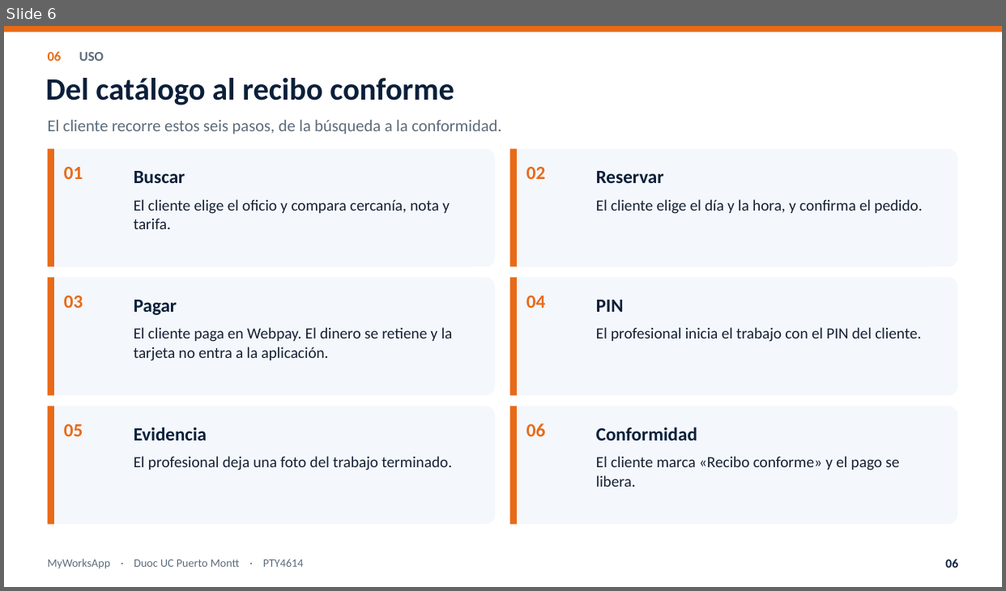
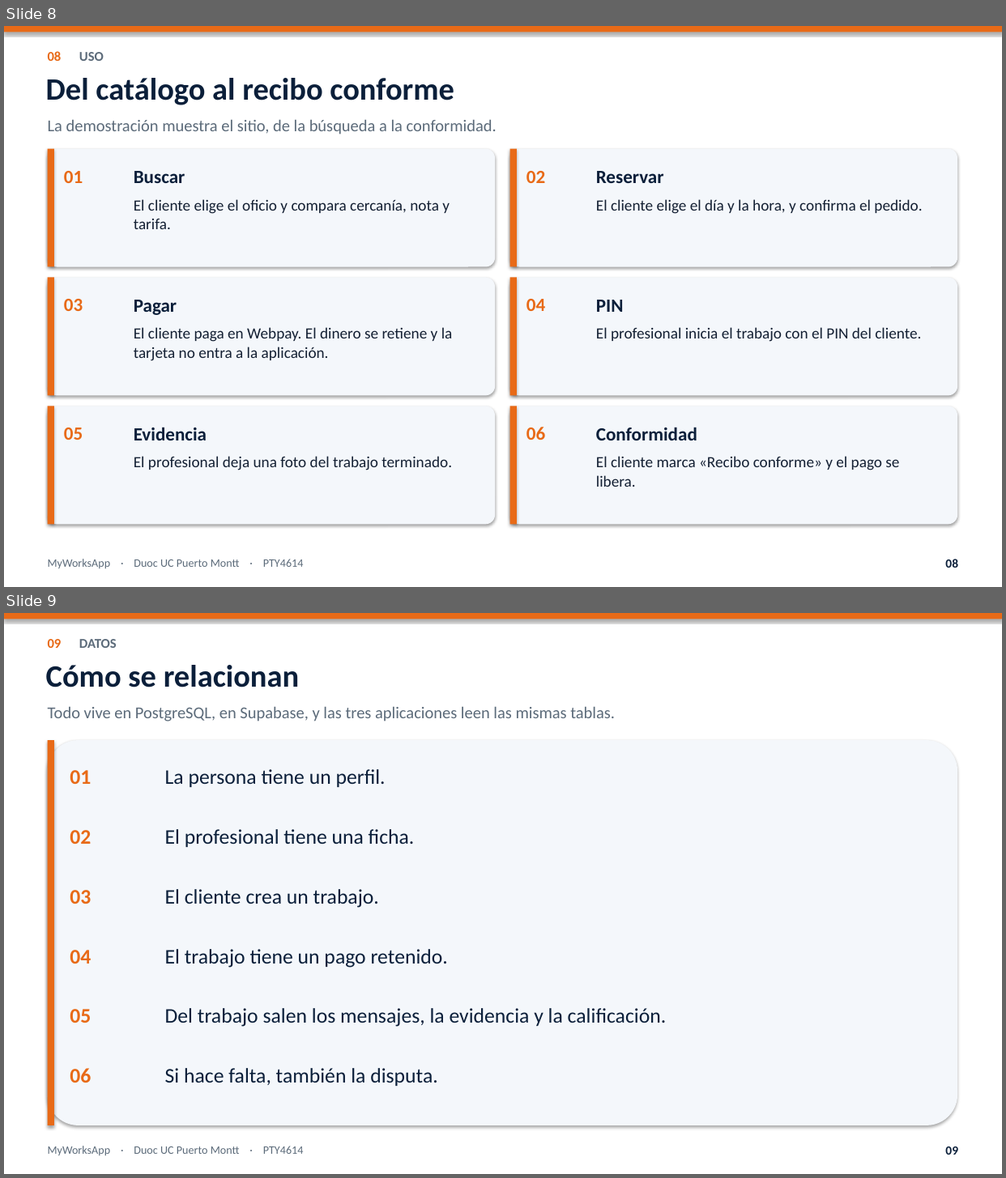
Before and after one commit to nicoussj/Proyecto-Titulo-MyWorksApp, a slide deck: Fase 2/Presentacion_final_MyWorksApp.pptx. Shown one above the other, each under a label of ours: slide 6 before the commit, slides 8 and 9 after it. The pictures are 1006x591 and 1006x1178 pixels, drawn with LibreOffice and Linux fonts; fonts in the diff are those of the drawing. Boxes give left, top, right and bottom in pixels: in the first picture for what was removed or moved away, otherwise in the second. Text is boxed around its words. In the diff, an @@ line names an element or a change of style, - is before the commit and + after.

```diff
--- a/Fase 2/Presentacion_final_MyWorksApp.pptx
+++ b/Fase 2/Presentacion_final_MyWorksApp.pptx
@@ slide 9 added at [4,613,1002,1174], background #FFFFFF @@
@@ rectangle added at [4,613,1002,619], fill #E86A17 @@
@@ text added at [48,639,117,648], 13 pt, text #5C6B7A, bold @@
+09 DATOS
@@ text added at [46,665,299,688], 30 pt, text #0B1F3A, bold @@
+Cómo se relacionan
@@ text added at [48,706,615,722], 16 pt, text #5C6B7A @@
+Todo vive en PostgreSQL, en Supabase, y las tres aplicaciones leen las mismas tablas.
@@ rounded rectangle added at [48,740,957,1126], fill #F4F7FB @@
@@ rectangle added at [48,740,54,1126], fill #E86A17 @@
@@ text added at [70,770,91,784], 20 pt, text #E86A17, bold @@
+01
@@ text added at [165,769,386,787], 20 pt, text #0B1F3A @@
+La persona tiene un perfil.
@@ text added at [70,830,91,844], 20 pt, text #E86A17, bold @@
+02
@@ text added at [165,829,415,847], 20 pt, text #0B1F3A @@
+El profesional tiene una ficha.
@@ text added at [70,890,91,904], 20 pt, text #E86A17, bold @@
+03
@@ text added at [165,889,379,908], 20 pt, text #0B1F3A @@
+El cliente crea un trabajo.
@@ text added at [70,950,91,964], 20 pt, text #E86A17, bold @@
+04
@@ text added at [165,949,448,968], 20 pt, text #0B1F3A @@
+El trabajo tiene un pago retenido.
@@ text added at [70,1009,91,1023], 20 pt, text #E86A17, bold @@
+05
@@ text added at [165,1008,667,1027], 20 pt, text #0B1F3A @@
+Del trabajo salen los mensajes, la evidencia y la calificación.
@@ text added at [70,1068,91,1083], 20 pt, text #E86A17, bold @@
+06
@@ text added at [165,1068,437,1086], 20 pt, text #0B1F3A @@
+Si hace falta, también la disputa.
@@ text added at [48,1146,304,1157], 11 pt, text #5C6B7A @@
+MyWorksApp · Duoc UC Puerto Montt · PTY4614
@@ text added at [945,1147,958,1155], 12 pt, text #0B1F3A, bold @@
+09
@@ what was slide 6 is now slide 8 @@
@@ slide 8 changed as well @@
@@ text at [48,51,104,61]: text changed @@
-06 USO
+08 USO
@@ text at [48,119,496,135]: text changed @@
-El cliente recorre estos seis pasos, de la búsqueda a la conformidad.
+La demostración muestra el sitio, de la búsqueda a la conformidad.
@@ shadow on in 13 elements at [4,26,1002,32], [48,149,495,267], [48,149,54,267], [510,149,957,267], [510,149,517,267], [48,278,495,396], [48,278,54,396], [510,278,957,396], [510,278,517,396], [48,407,495,525], [48,407,54,525], [510,407,957,525], [510,407,517,525] @@
@@ vertical alignment top to middle in 6 elements at [64,171,83,183], [526,171,545,183], [64,299,83,311], [526,299,545,311], [64,428,83,440], [526,427,545,440] @@
@@ text at [945,559,958,568]: text changed @@
-06
+08
```
Also in this commit, not shown: 10 other slides changed, 3 other slides added, 2 slides removed, 3 other files.
